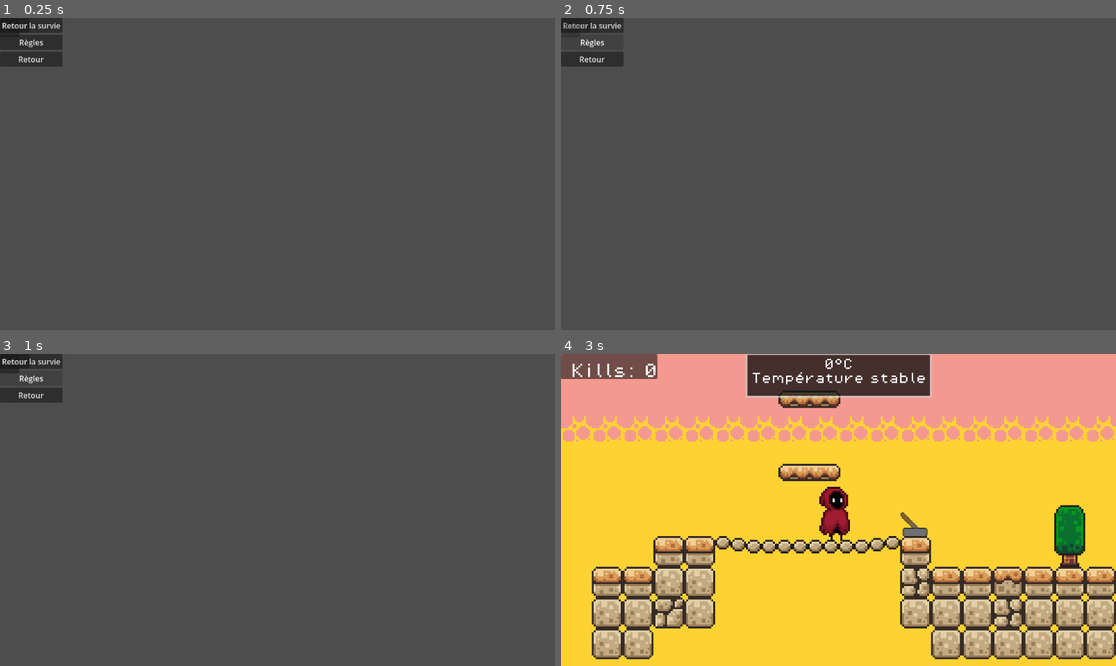
Above: before the commit, frames 1-4 (two rows, left to right).
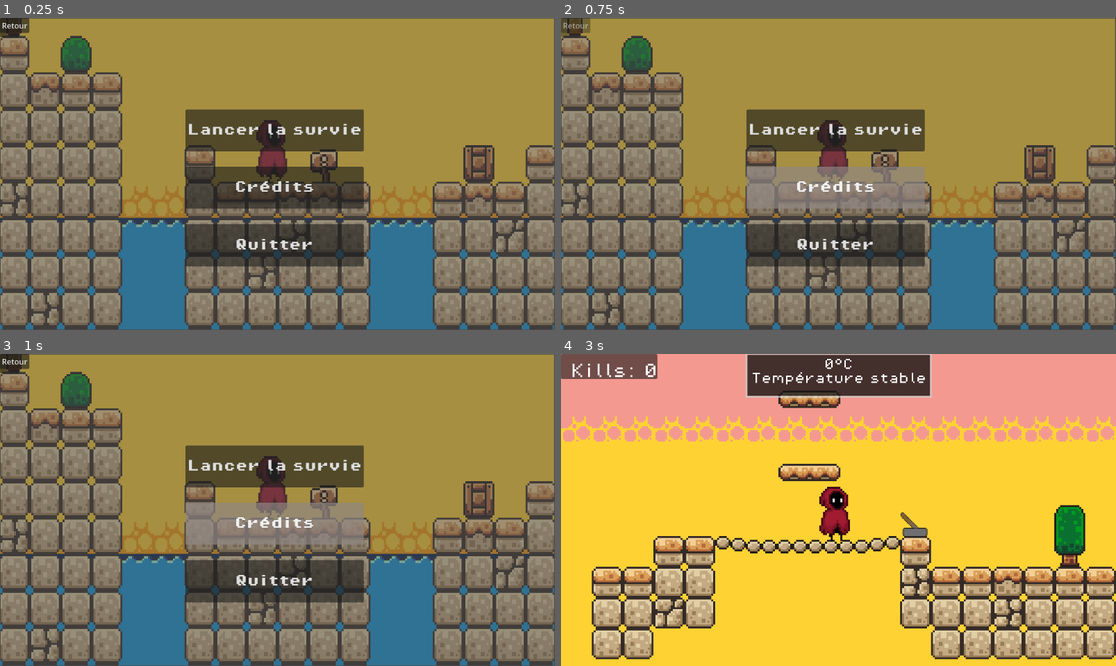
Above: after the commit, the same moments.

Repository: Alexandre74739/GameJam
Game: Godot game, scene res://scenes/menu_principal.tscn
The game is run twice, just before and just after one commit, with the same random seed, the same clock (stepped at 60 frames per second) and the same inputs. This scene is started directly instead of the project's main scene.
Inputs:
- Up to frame 1 (0.25 s): no input
- Up to frame 2 (0.75 s): click "Règles" (after the commit: "Crédits") at 0.5 s
- Up to frame 3 (1 s): no input
- Up to frame 4 (3 s): click "Retour" at 1.25 s; click "Retour" at 2 s; click "Lancer la survie" at 2.75 s

The runs differ from the first frame. In frame 1, 86% of the frame differs, in the area x 0-100%, y 0-100%; in frame 2, 88%; in frame 3, 87%; in frame 4, nothing differs.

Commit message:
Ajout des boutons

Diff:
--- a/scenes/menu_principal.tscn
+++ b/scenes/menu_principal.tscn
@@ -1,6 +1,19 @@
 [gd_scene format=3 uid="uid://kwbug6725jb2"]
 
 [ext_resource type="Script" uid="uid://b32ifa8bwrlwi" path="res://scripts/menu_principal.gd" id="1_i85hu"]
+[ext_resource type="Texture2D" uid="uid://udp7joflhurf" path="res://assets/background_/background-menu.png" id="2_iep14"]
+[ext_resource type="FontFile" uid="uid://c1ixcj2u8i5wu" path="res://assets/fonts/PixelOperator8-Bold.ttf" id="3_486ty"]
+
+[sub_resource type="Theme" id="Theme_w5ui5"]
+
+[sub_resource type="StyleBoxFlat" id="StyleBoxFlat_qcl6i"]
+bg_color = Color(0.56078434, 0.5254902, 0.5137255, 0.69411767)
+
+[sub_resource type="StyleBoxFlat" id="StyleBoxFlat_iep14"]
+bg_color = Color(0.56078434, 0.5254902, 0.5137255, 0.69411767)
+
+[sub_resource type="StyleBoxFlat" id="StyleBoxFlat_486ty"]
+bg_color = Color(0.56078434, 0.5254902, 0.5137255, 0.69411767)
 
 [node name="MenuPrincipal" type="Control" unique_id=114411050]
 layout_mode = 3
@@ -21,22 +34,51 @@
 offset_right = 40.0
 offset_bottom = 23.0
 
+[node name="BackgroundMenu" type="Sprite2D" parent="." unique_id=1649622033]
+self_modulate = Color(1, 1, 1, 0.49803922)
+position = Vector2(571, 324.25)
+scale = Vector2(1.0052083, 1.1822344)
+texture = ExtResource("2_iep14")
+
 [node name="VBoxContainer" type="VBoxContainer" parent="." unique_id=1950997575]
-layout_mode = 0
-offset_right = 40.0
-offset_bottom = 40.0
+layout_mode = 1
+anchors_preset = 8
+anchor_left = 0.5
+anchor_top = 0.5
+anchor_right = 0.5
+anchor_bottom = 0.5
+offset_left = -191.0
+offset_top = -134.0
+offset_right = 179.0
+offset_bottom = 192.0
+grow_horizontal = 2
+grow_vertical = 2
+theme_override_constants/separation = 32
 
 [node name="PlayButton" type="Button" parent="VBoxContainer" unique_id=717367366]
 layout_mode = 2
+size_flags_vertical = 3
+theme = SubResource("Theme_w5ui5")
+theme_override_fonts/font = ExtResource("3_486ty")
+theme_override_font_sizes/font_size = 25
+theme_override_styles/hover = SubResource("StyleBoxFlat_qcl6i")
 text = "Lancer la survie"
 
-[node name="RulesButton" type="Button" parent="VBoxContainer" unique_id=1738199419]
+[node name="CréditsButton" type="Button" parent="VBoxContainer" unique_id=1738199419]
 layout_mode = 2
-text = "Règles"
+size_flags_vertical = 3
+theme_override_fonts/font = ExtResource("3_486ty")
+theme_override_font_sizes/font_size = 25
+theme_override_styles/hover = SubResource("StyleBoxFlat_iep14")
+text = "Crédits"
 
 [node name="BackButton" type="Button" parent="VBoxContainer" unique_id=1537580516]
 layout_mode = 2
-text = "Retour"
+size_flags_vertical = 3
+theme_override_fonts/font = ExtResource("3_486ty")
+theme_override_font_sizes/font_size = 25
+theme_override_styles/hover = SubResource("StyleBoxFlat_486ty")
+text = "Quitter"
 
 [node name="RulesPanel" type="Panel" parent="." unique_id=1613240810]
 layout_mode = 0
@@ -45,7 +87,7 @@
 
 [node name="RichTextLabel" type="RichTextLabel" parent="RulesPanel" unique_id=321526565]
 layout_mode = 0
-offset_right = 40.0
+offset_right = 36.0
 offset_bottom = 40.0
 
 [node name="Button" type="Button" parent="RulesPanel" unique_id=754904669]
@@ -55,4 +97,4 @@
 text = "Retour"
 
 [connection signal="pressed" from="VBoxContainer/PlayButton" to="." method="_on_play_button_pressed"]
-[connection signal="pressed" from="VBoxContainer/RulesButton" to="." method="_on_rules_button_pressed"]
+[connection signal="pressed" from="VBoxContainer/CréditsButton" to="." method="_on_rules_button_pressed"]
Binary file added: assets/background_/background-menu.png
Not shown, added: assets/background_/background-menu.png.import
